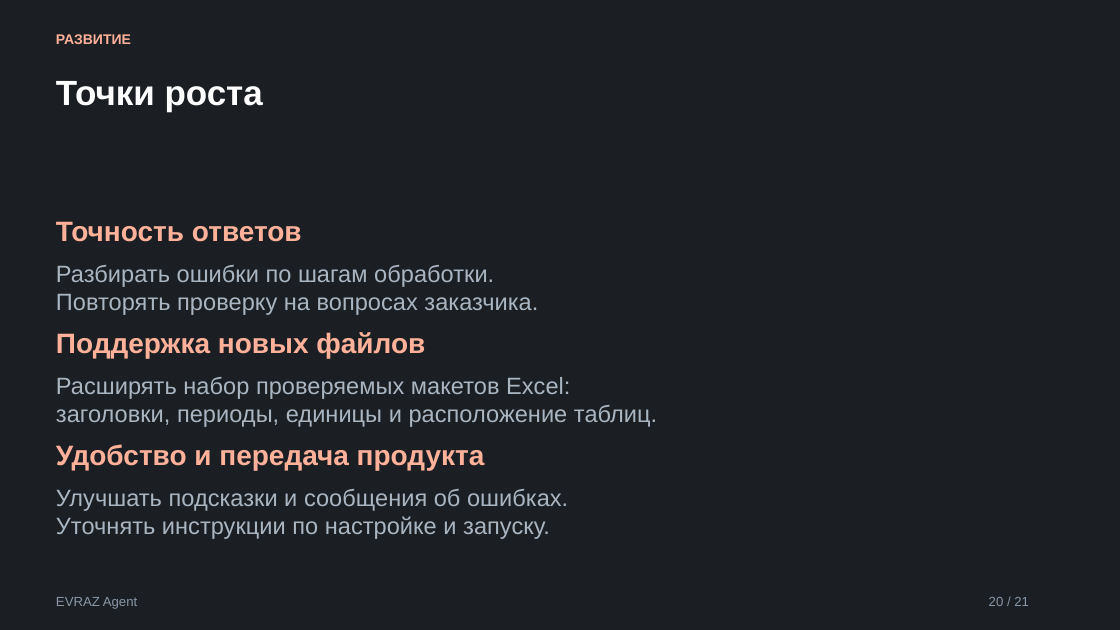
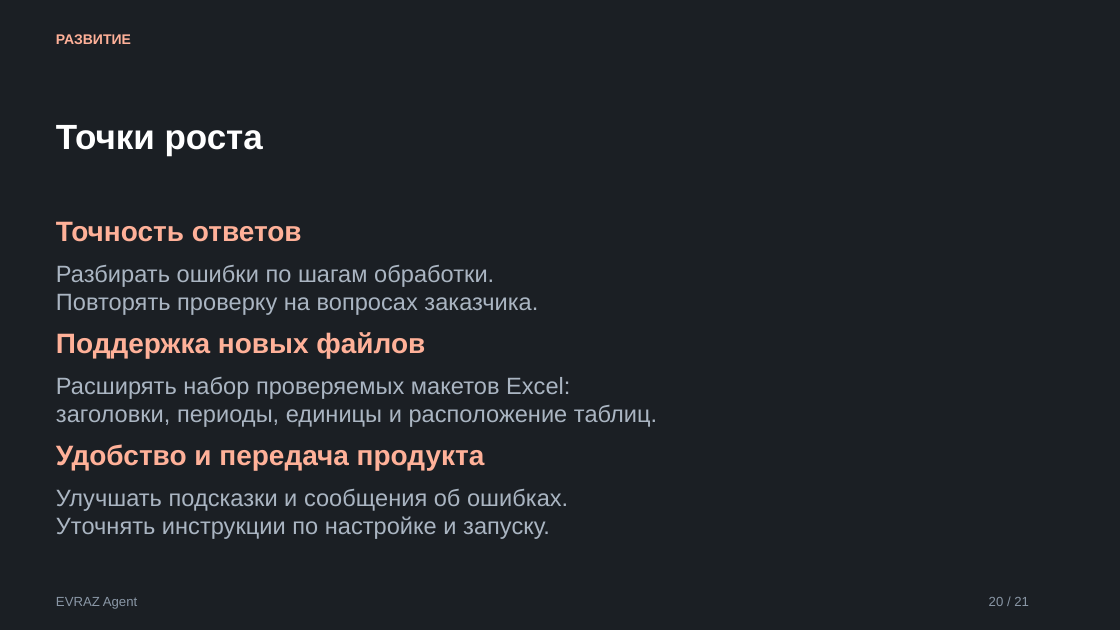
Before and after one commit to kostIT13/EVRAZ_ExcelAgent, a slide deck: slide 15 of data/EVRAZ_Agent_unified.pptx (slide 17 before the commit). Drawn at 1120x630 pixels with LibreOffice and Linux fonts; fonts in the diff are those of the drawing. Boxes give left, top, right and bottom in pixels: in the first picture for what was removed or moved away, otherwise in the second. Text is boxed around its words. In the diff, an @@ line names an element or a change of style, - is before the commit and + after.

```diff
--- a/data/EVRAZ_Agent_unified.pptx
+++ b/data/EVRAZ_Agent_unified.pptx
@@ text "Точки роста": place and size @@
-text "Точки роста" at [56, 81, 263, 111]
+text "Точки роста" at [56, 125, 263, 156]
```
Also in this commit, not shown: 1 other slide changed, 2 slides removed, 1 other file.
